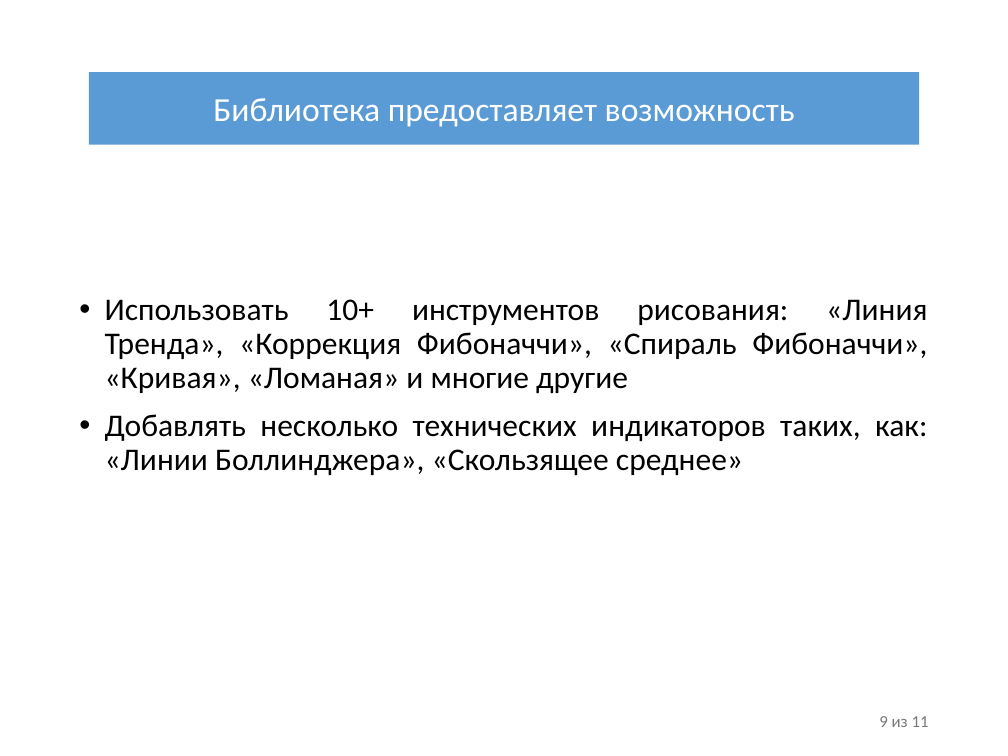
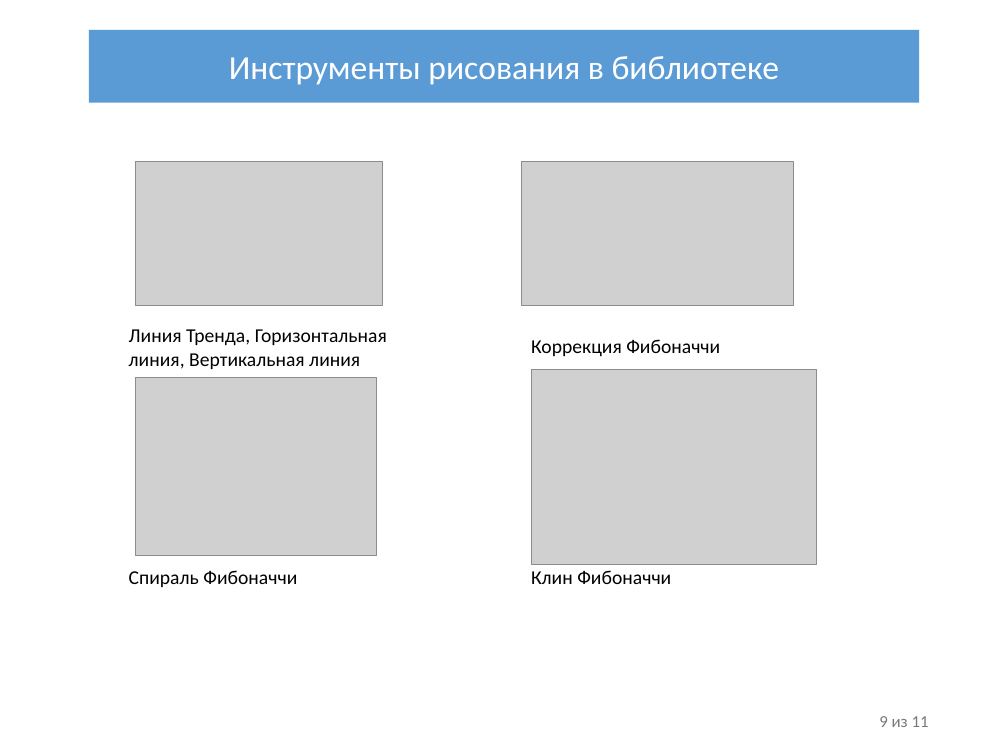
Before and after one commit to IliiaDenisov/masters-thesis, a slide deck: slide 9 of Презентация диплома.pptx. Drawn at 1008x756 pixels with LibreOffice and Linux fonts; fonts in the diff are those of the drawing; grey boxes stand for pictures. Boxes give left, top, right and bottom in pixels: in the first picture for what was removed or moved away, otherwise in the second. Text is boxed around its words. In the diff, an @@ line names an element or a change of style, - is before the commit and + after.

Commit message:
Добавил отдельные скриншоты инструментов анализа

```diff
--- a/Презентация диплома.pptx
+++ b/Презентация диплома.pptx
@@ rectangle "Инструменты рисования в библиотеке": place and size @@
-rectangle "Инструменты рисования в библиотеке" at <box>89,73,919,145</box>
+rectangle "Инструменты рисования в библиотеке" at <box>89,30,919,103</box>
@@ text in rectangle at <box>229,56,779,85</box>: text changed @@
-Библиотека предоставляет возможность
+Инструменты рисования в библиотеке
@@ picture added at <box>135,161,382,305</box> @@
@@ picture added at <box>521,161,793,305</box> @@
@@ text removed at <box>105,299,927,476</box> @@
-• Использовать 10+ инструментов рисования: «Линия Тренда», «Коррекция Фибоначчи», «Спираль Фибоначчи», «Кривая», «Ломаная» и многие другие
-• Добавлять несколько технических индикаторов таких, как: «Линии Боллинджера», «Скользящее среднее»
@@ text added at <box>129,329,387,369</box>, 14 pt, text #000000 @@
+Линия Тренда, Горизонтальная линия, Вертикальная линия
@@ text added at <box>531,339,720,357</box>, 14 pt, text #000000 @@
+Коррекция Фибоначчи
@@ picture added at <box>135,378,376,555</box> @@
@@ picture added at <box>531,370,816,564</box> @@
@@ text added at <box>129,570,297,587</box>, 14 pt, text #000000 @@
+Спираль Фибоначчи
@@ text added at <box>531,570,671,584</box>, 14 pt, text #000000 @@
+Клин Фибоначчи
```
Also in this commit, not shown: 4 other slides changed, 1 slide added, 1 other file.
